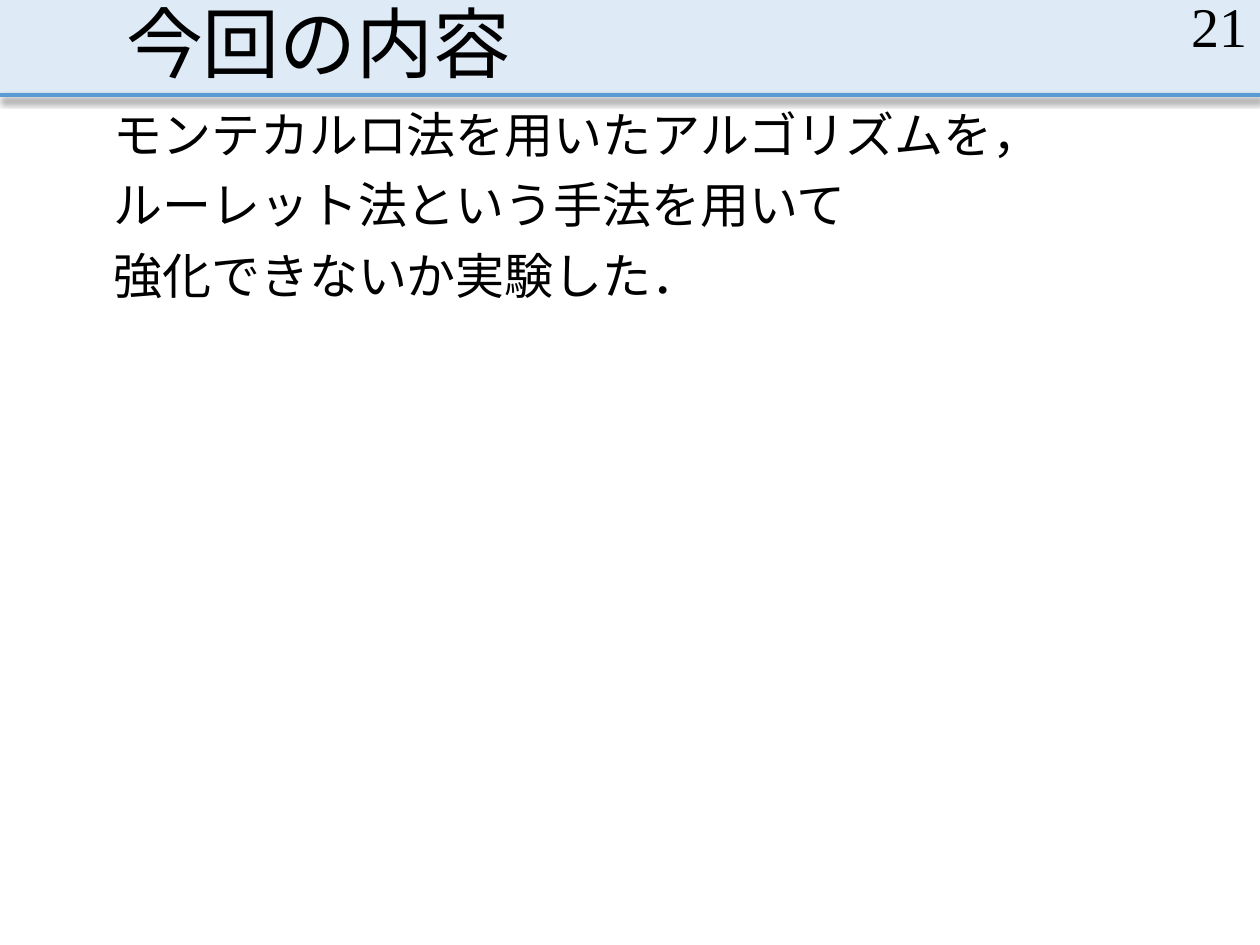
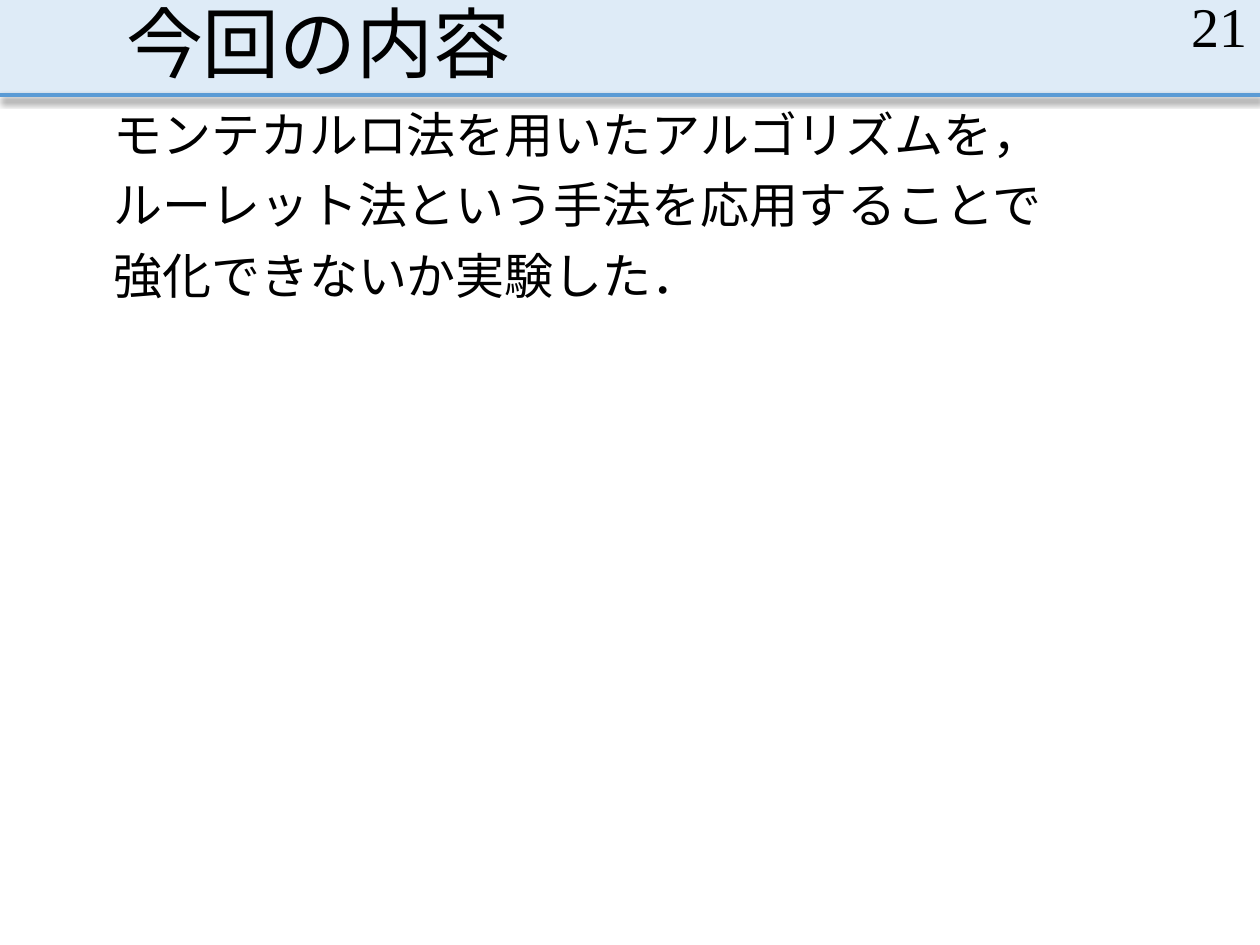
Before and after one commit to MasayaOda/SR, a slide deck: slide 21 of 190702oda.pptx. Drawn at 1260x945 pixels with LibreOffice and Linux fonts; fonts in the diff are those of the drawing. Boxes give left, top, right and bottom in pixels: in the first picture for what was removed or moved away, otherwise in the second. Text is boxed around its words. In the diff, an @@ line names an element or a change of style, - is before the commit and + after.

```diff
--- a/190702oda.pptx
+++ b/190702oda.pptx
@@ text at bbox=[113, 181, 1041, 227]: text changed @@
-ルーレット法という手法を用いて
+ルーレット法という手法を応用することで
```
Also in this commit, not shown: 10 other slides changed, 1 slide added.
